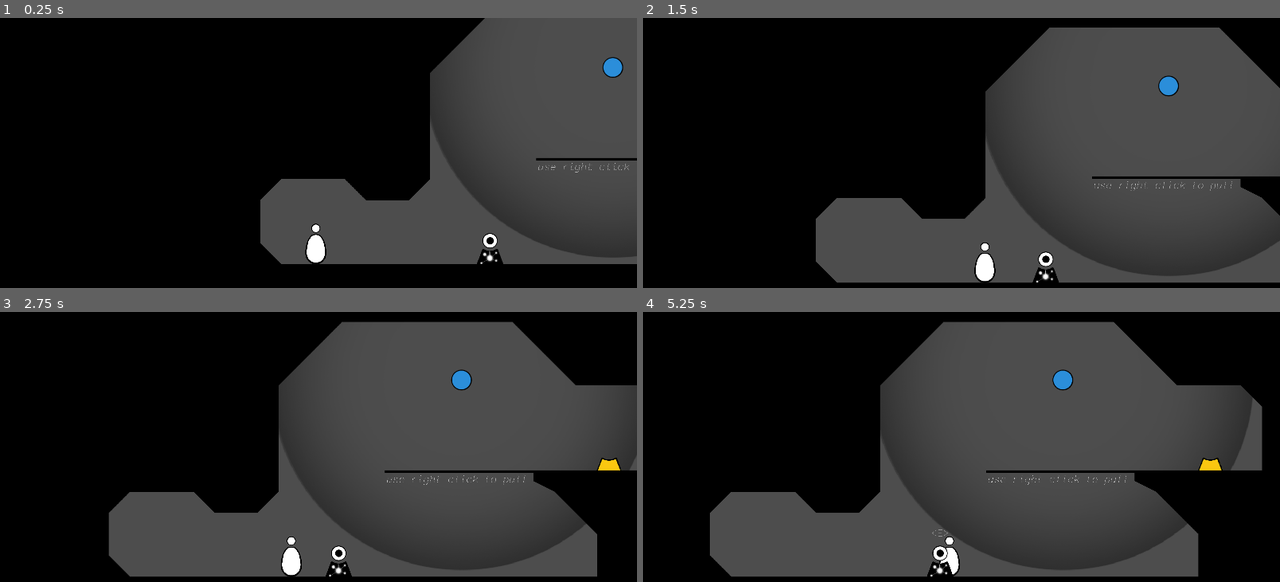
Above: before the commit, frames 1-4 (two rows, left to right).
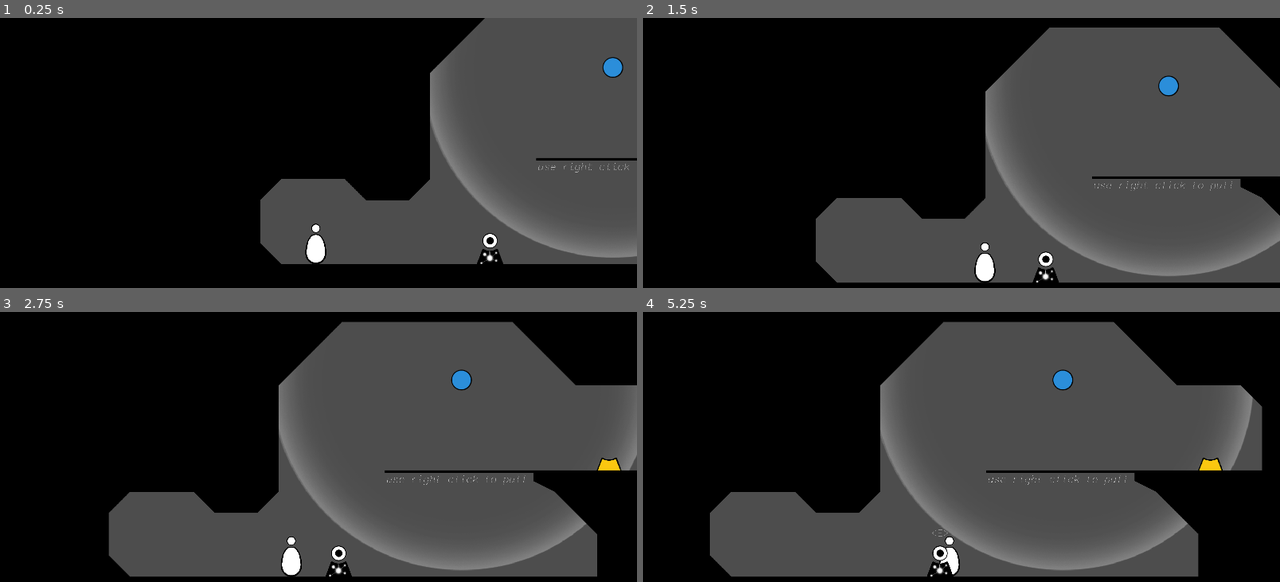
Above: after the commit, the same moments.

Repository: Lukko-Digital/upwell
Game: Godot game, scene res://src/game.tscn
Two runs of this game, one before a commit and one after it. Both use one fixed random seed, a clock stepped at 60 frames per second and the inputs below.
Inputs (mouse positions are in pixels of both pictures, inside the frame that each line leads up to):
- Up to frame 1 (0.25 s): no input
- Up to frame 2 (1.5 s): tap Enter at 0.5, 1.25 s; move the mouse to (1101, 180) at 0.52 s; hold Shift (orbit) 0.53-1.28 s; hold D (right) from 0.53 s (still down); click (1101, 180) at 0.67 s; tap Space (jump) at 0.77 s; move the mouse to (834, 215) at 1.27 s; tap E (interact) at 1.35 s
- Up to frame 3 (2.75 s): tap Space (jump) at 1.52 s; tap Shift (orbit) at 1.55 s; tap Enter at 2 s; move the mouse to (382, 411) at 2.02 s; release D (right) at 2.03 s; hold A (left) from 2.03 s (still down); hold Shift (orbit) from 2.03 s (still down)
- Up to frame 4 (5.25 s): tap Enter at 2.75, 3.5, 4.25 s; move the mouse to (929, 563) at 2.77 s; release A (left) at 2.78 s; release Shift (orbit) at 2.78 s; hold D (right) 2.78-4.28 s; click (929, 563) at 2.85 s; tap Space (jump) at 3.02, 3.77, 4.52 s; tap Shift (orbit) at 3.05, 4.55 s; move the mouse to (1152, 544) at 3.52 s; hold Shift (orbit) 3.53-4.28 s; move the mouse to (770, 436) at 4.27 s; hold A (left) 4.28-5.03 s; tap E (interact) at 4.35 s; move the mouse to (993, 490) at 5.02 s; hold D (right) from 5.03 s (still down); hold Shift (orbit) from 5.03 s (still down); click (993, 490) at 5.17 s

The runs differ from the first frame. In frame 1, 4.9% of the frame differs, in the area x 67-100%, y 13-89%; in frame 2, 6.5%; in frame 3, 7.5%; in frame 4, 7.9%, in the area x 37-96%, y 20-96%.
Error in both runs: Invalid assignment of property or key 'frame' with value of type 'int' on a base object of type 'Nil'. (res://src/holder/clicker_holder.gd:56)

Commit message:
apply new ag sprites

Diff:
--- a/src/artificial_gravity/glow_sprite.tscn
+++ b/src/artificial_gravity/glow_sprite.tscn
@@ -1,6 +1,6 @@
 [gd_scene load_steps=2 format=3 uid="uid://d4jqyovssydvt"]
 
-[ext_resource type="Texture2D" uid="uid://ceyfrqipxnpj3" path="res://assets/mvp2_assets/field.png" id="1_e5qax"]
+[ext_resource type="Texture2D" uid="uid://b37ye7qac7rms" path="res://assets/mvp3_assets/orbit_field.png" id="1_s7vyn"]
 
 [node name="Glow" type="Sprite2D"]
-texture = ExtResource("1_e5qax")
+texture = ExtResource("1_s7vyn")
--- a/src/artificial_gravity/orbit_core_sprite.tscn
+++ b/src/artificial_gravity/orbit_core_sprite.tscn
@@ -1,6 +1,6 @@
 [gd_scene load_steps=2 format=3 uid="uid://c41e7cium4ple"]
 
-[ext_resource type="Texture2D" uid="uid://ccj65n3hblgh1" path="res://assets/mvp2_assets/ag_orbit.png" id="1_xfu0v"]
+[ext_resource type="Texture2D" uid="uid://dvl5q4v8m02vd" path="res://assets/mvp3_assets/orbit_core_locked.png" id="1_6wvus"]
 
 [node name="Core" type="Sprite2D"]
-texture = ExtResource("1_xfu0v")
+texture = ExtResource("1_6wvus")
